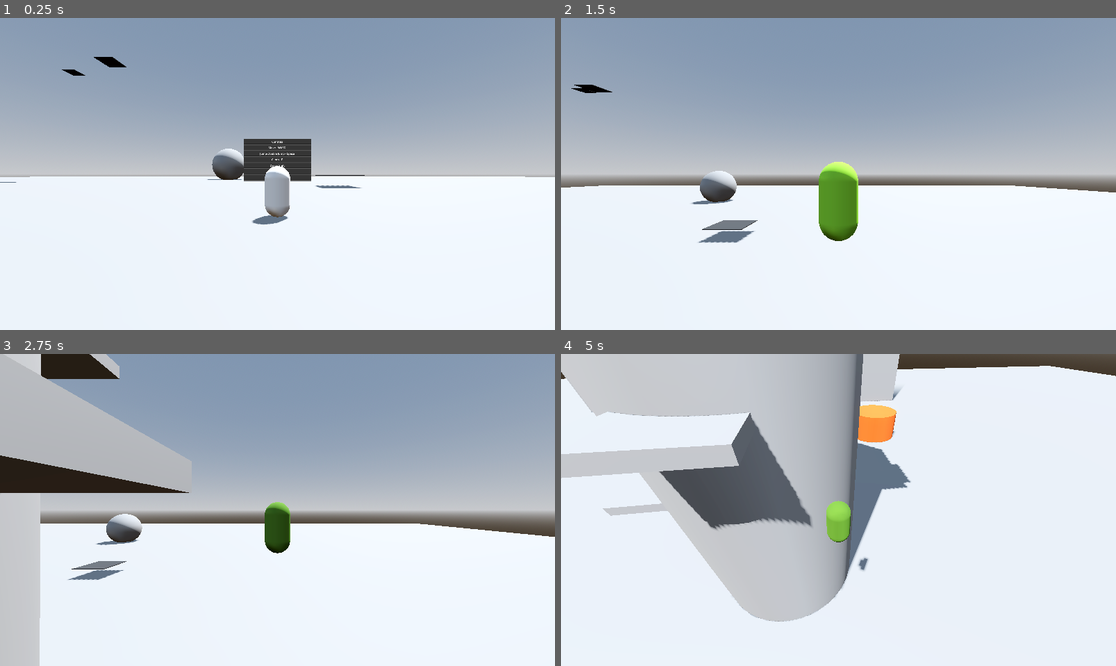
Above: before the commit, frames 1-4 (two rows, left to right).
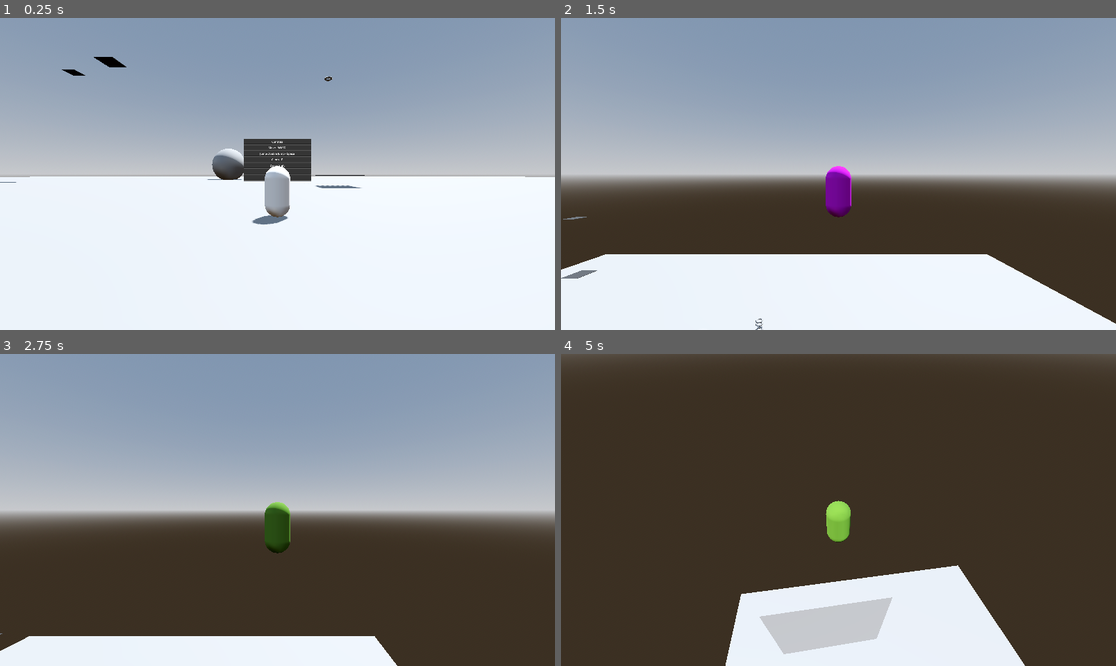
Above: after the commit, the same moments.

Repository: ImSteampunk/Parkour-Wizard
Game: Godot game, scene res://mainenvironment.tscn
Same seed, same stepped clock (60 frames per second), same inputs: the game is played once before the commit and once after it. Before the commit the project has no main scene; this scene is started directly in both runs.
Inputs (mouse positions are in pixels of both pictures, inside the frame that each line leads up to):
- Up to frame 1 (0.25 s): no input
- Up to frame 2 (1.5 s): move the mouse to (960, 158) at 0.52 s; hold D (move_right) 0.53-1.28 s; tap Q (duck) at 0.6 s; tap Space (single_jump) at 0.77 s; tap P (testbutton, bound only after the commit) at 0.8, 1.35 s; move the mouse to (727, 189) at 1.27 s; hold S (move_backward) from 1.28 s (still down)
- Up to frame 3 (2.75 s): tap Space (single_jump) at 1.52 s; tap Q (duck) at 1.55 s; move the mouse to (333, 441) at 2.02 s; release S (move_backward) at 2.03 s; hold D (move_right) from 2.03 s (still down); tap Shift (dash) at 2.1 s; tap P (testbutton, bound only after the commit) at 2.3 s
- Up to frame 4 (5 s): move the mouse to (810, 572) at 2.77 s; release D (move_right) at 2.78 s; hold W (move_forward) 2.78-3.53 s; tap Q (duck) at 2.85, 4.55 s; tap Space (single_jump) at 3.02, 3.77, 4.52 s; move the mouse to (1005, 556) at 3.52 s; press the mouse at (1005, 556) at 3.53 s; hold A (move_left) 3.53-4.28 s; tap P (testbutton, bound only after the commit) at 3.8 s; move the mouse to (794, 506) at 4.27 s; release the mouse at (794, 506) at 4.28 s; hold W (move_forward) from 4.28 s (still down); tap E (wallrun) at 4.35 s

The runs differ from the first frame. In frame 1, less than 0.1% of the frame differs, in the area x 58-60%, y 18-21%; in frame 2, 25%; in frame 3, 47%; in frame 4, 88%, in the area x 0-100%, y 0-100%.

Commit message:
Add files via upload

Diff:
--- a/parkourwizard/mainenvironment.tscn
+++ b/parkourwizard/mainenvironment.tscn
@@ -6,9 +6,11 @@
 [ext_resource type="PackedScene" uid="uid://dpvbc8bqtqfqw" path="res://ui3d.tscn" id="3_0ecbn"]
 [ext_resource type="PackedScene" uid="uid://be051hfhoqw1" path="res://wall.tscn" id="3_agvdv"]
 [ext_resource type="PackedScene" uid="uid://bhoi4ife53g07" path="res://cylinder.tscn" id="4_fqqhr"]
+[ext_resource type="PackedScene" uid="uid://bpw28csj200dg" path="res://particletest.tscn" id="4_mxr1d"]
 [ext_resource type="PackedScene" uid="uid://beh5ic6o7q8hs" path="res://platform.tscn" id="6_igm5a"]
 [ext_resource type="PackedScene" uid="uid://bdj8lk7eabue6" path="res://slope.tscn" id="7_yf30n"]
 [ext_resource type="PackedScene" uid="uid://drodoe1gaeows" path="res://orb.tscn" id="9_fdfir"]
+[ext_resource type="PackedScene" uid="uid://dn1jj23gos1mc" path="res://particletest2.tscn" id="11_rv7mk"]
 
 [sub_resource type="ProceduralSkyMaterial" id="ProceduralSkyMaterial_30dhc"]
 sky_horizon_color = Color(0.64625, 0.65575, 0.67075, 1)
@@ -51,6 +53,9 @@
 [node name="Node3D2" parent="WorldEnvironment/MeshInstance3D" instance=ExtResource("3_0ecbn")]
 transform = Transform3D(1, 0, 0, 0, 1, 0, 0, 0, 1, 0, 3, -8)
 
+[node name="Node3D3" parent="WorldEnvironment/MeshInstance3D" instance=ExtResource("4_mxr1d")]
+transform = Transform3D(1, 0, 0, 0, 1, 0, 0, 0, 1, 0, 9, -4)
+
 [node name="DirectionalLight3D" type="DirectionalLight3D" parent="."]
 transform = Transform3D(-0.866025, -0.433013, 0.25, 0, 0.5, 0.866025, -0.5, 0.75, -0.433013, -5.3642, 7.65228, 10.0784)
 shadow_enabled = true
@@ -87,3 +92,6 @@
 
 [node name="orb" parent="." instance=ExtResource("9_fdfir")]
 transform = Transform3D(1, 0, 0, 0, 1, 0, 0, 0, 1, -15, 6, -59)
+
+[node name="Node3D" parent="." instance=ExtResource("11_rv7mk")]
+transform = Transform3D(1, 0, 0, 0, 1, 0, 0, 0, 1, 12, 26, -44)
--- /dev/null
+++ b/parkourwizard/particletest.tscn
@@ -0,0 +1,24 @@
+[gd_scene load_steps=4 format=3 uid="uid://bpw28csj200dg"]
+
+[sub_resource type="ParticleProcessMaterial" id="ParticleProcessMaterial_hnllv"]
+
+[sub_resource type="QuadMesh" id="QuadMesh_x7k0y"]
+size = Vector2(0.1, 0.1)
+
+[sub_resource type="CapsuleMesh" id="CapsuleMesh_ec0ke"]
+height = 1.0
+radial_segments = 8
+
+[node name="Node3D" type="Node3D"]
+
+[node name="GPUParticles3D" type="GPUParticles3D" parent="."]
+transform = Transform3D(1, 0, 0, 0, -4.37114e-08, 1, 0, -1, -4.37114e-08, 0, 0, 4)
+amount = 24
+amount_ratio = 0.5
+lifetime = 3.0
+speed_scale = 0.5
+local_coords = true
+process_material = SubResource("ParticleProcessMaterial_hnllv")
+draw_passes = 2
+draw_pass_1 = SubResource("QuadMesh_x7k0y")
+draw_pass_2 = SubResource("CapsuleMesh_ec0ke")
--- /dev/null
+++ b/parkourwizard/particletest2.tscn
@@ -0,0 +1,17 @@
+[gd_scene load_steps=3 format=3 uid="uid://dn1jj23gos1mc"]
+
+[sub_resource type="ParticleProcessMaterial" id="ParticleProcessMaterial_mypb6"]
+color = Color(0.301961, 0.231373, 0.996078, 1)
+
+[sub_resource type="TorusMesh" id="TorusMesh_iic5k"]
+rings = 8
+ring_segments = 4
+
+[node name="Node3D" type="Node3D"]
+
+[node name="GPUParticles3D2" type="GPUParticles3D" parent="."]
+amount = 12
+lifetime = 3.0
+interpolate = false
+process_material = SubResource("ParticleProcessMaterial_mypb6")
+draw_pass_1 = SubResource("TorusMesh_iic5k")
--- a/parkourwizard/player.gd
+++ b/parkourwizard/player.gd
@@ -12,9 +12,9 @@
 @export_range(0.0, 1.0) var mouse_sens:=.25
 
 @export_group("Movement")
-@export var move_speed := 20.0
+@export var move_speed := 30.0
 @export var acceleration := 10000
-@export var jump_impulse := 20
+@export var jump_impulse := 25
 
 #Doublejump
 var coyote_time := 5.0
@@ -33,7 +33,7 @@
 var locked_in_speed
 
 var _camera_input_direction := Vector2.ZERO
-var gravity := -30.0
+var gravity := -50.0
 
 # Texture
 var matwhite = preload("res://white.tres")
@@ -106,8 +106,8 @@
 		lastmat = pill.get_surface_override_material(0)
 
 	if Input.is_action_just_pressed("duck") and slide_time<=-30 and is_on_floor():
-		slide_time = 30
-		print ("words")
+		slide_time = 20
+
 
 	if slide_time >= 0:
 		if (was_sliding_last_frame == 0):
@@ -116,7 +116,7 @@
 		pill_collision_slide.set_disabled(false)
 		speed_lock = 1.0
 		was_sliding_last_frame = 1
-		velocity = velocity.move_toward(locked_in_speed * (move_speed+slide_time), acceleration * delta)
+		velocity = velocity.move_toward(locked_in_speed * (move_speed+(3*slide_time)), acceleration * delta)
 		slide_time-=1
 		pill.visible = false
 		pill_slide.visible = true
@@ -187,6 +187,12 @@
 		velocity.y=-50
 		pill.set_surface_override_material(0,matorange)
 
+	if velocity.y<=-60:
+		pill.set_surface_override_material(0,matred)
+
+	if Input.is_action_just_pressed("testbutton"):
+		velocity.y=100
+
 
 	move_and_slide()
 
--- a/parkourwizard/player.tscn
+++ b/parkourwizard/player.tscn
@@ -1,6 +1,7 @@
-[gd_scene load_steps=8 format=3 uid="uid://yd1vh6t0oufk"]
+[gd_scene load_steps=9 format=3 uid="uid://yd1vh6t0oufk"]
 
 [ext_resource type="Script" path="res://player.gd" id="1_yugt1"]
+[ext_resource type="PackedScene" uid="uid://bpw28csj200dg" path="res://particletest.tscn" id="2_exc2g"]
 
 [sub_resource type="CapsuleMesh" id="CapsuleMesh_gjyhu"]
 
@@ -47,3 +48,7 @@
 [node name="PlayerSlide" type="MeshInstance3D" parent="."]
 transform = Transform3D(1, 0, 0, 0, 0.5, 0, 0, 0, 1, 0, -0.504916, 0)
 mesh = SubResource("CapsuleMesh_ital6")
+
+[node name="Node3D" parent="." instance=ExtResource("2_exc2g")]
+transform = Transform3D(1, 0, 0, 0, 1, 0, 0, 0, 1, 0, -0.611853, -4.14629)
+visible = false
--- a/parkourwizard/project.godot
+++ b/parkourwizard/project.godot
@@ -11,6 +11,7 @@
 [application]
 
 config/name="ParkourWizard"
+run/main_scene="res://mainenvironment.tscn"
 config/features=PackedStringArray("4.3", "Forward Plus")
 config/icon="res://icon.svg"
 
@@ -81,6 +82,11 @@
 "events": [Object(InputEventKey,"resource_local_to_scene":false,"resource_name":"","device":-1,"window_id":0,"alt_press …(192 unchanged characters)…
 ]
 }
+testbutton={
+"deadzone": 0.5,
+"events": [Object(InputEventKey,"resource_local_to_scene":false,"resource_name":"","device":-1,"window_id":0,"alt_pressed":false,"shift_pressed":false,"ctrl_pressed":false,"meta_pressed":false,"pressed":false,"keycode":0,"physical_keycode":80,"key_label":0,"unicode":112,"location":0,"echo":false,"script":null)
+]
+}
 
 [rendering]
 
Not shown, added: parkourwizard/export_presets.cfg
Not shown: 1 places in parkourwizard/mainenvironment.tscn that only renumber resources
